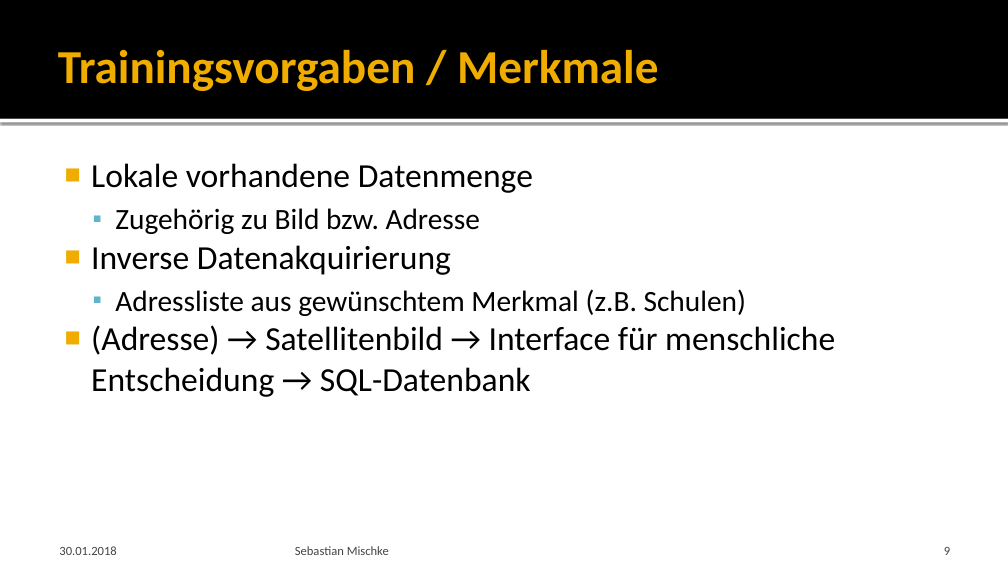
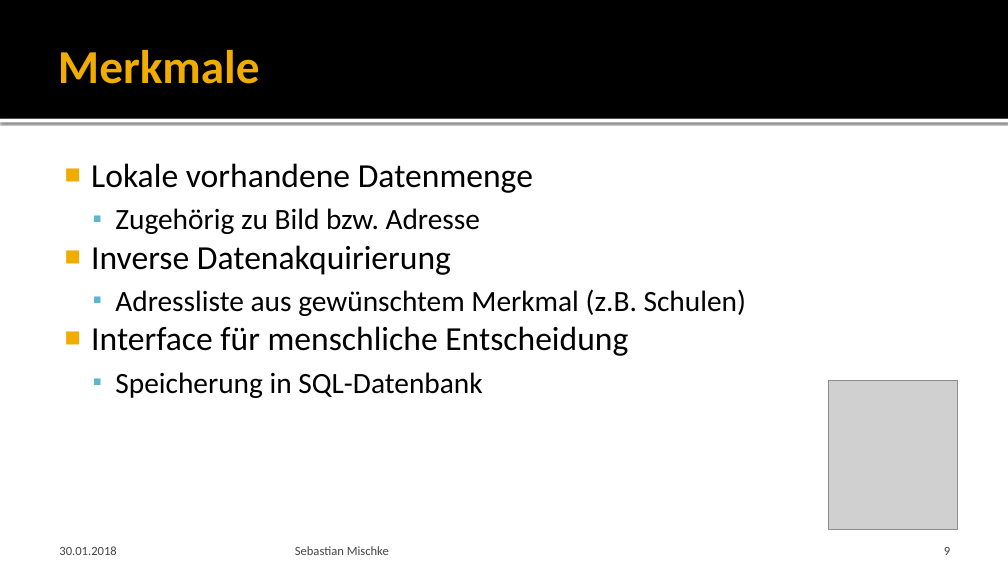
Before and after one commit to Saritus/bachelor-thesis, a slide deck: slide 9 of docs/verteidigung/Verteidigung.pptx. Drawn at 1008x567 pixels with LibreOffice and Linux fonts; fonts in the diff are those of the drawing; grey boxes stand for pictures; background and template pictures are left out. Boxes give left, top, right and bottom in pixels: in the first picture for what was removed or moved away, otherwise in the second. Text is boxed around its words. In the diff, an @@ line names an element or a change of style, - is before the commit and + after.

```diff
--- a/docs/verteidigung/Verteidigung.pptx
+++ b/docs/verteidigung/Verteidigung.pptx
@@ title at (x1=58, y1=49, x2=260, y2=84): text changed @@
-Trainingsvorgaben / Merkmale
+Merkmale
@@ text at (x1=91, y1=326, x2=628, y2=398): text changed @@
-■ (Adresse) → Satellitenbild → Interface für menschliche Entscheidung → SQL-Datenbank
+■ Interface für menschliche Entscheidung
+  ▪ Speicherung in SQL-Datenbank
@@ picture added at (x1=829, y1=380, x2=958, y2=529) @@
```
Also in this commit, not shown: 10 other slides changed, 1 slide added, 1 other file.
